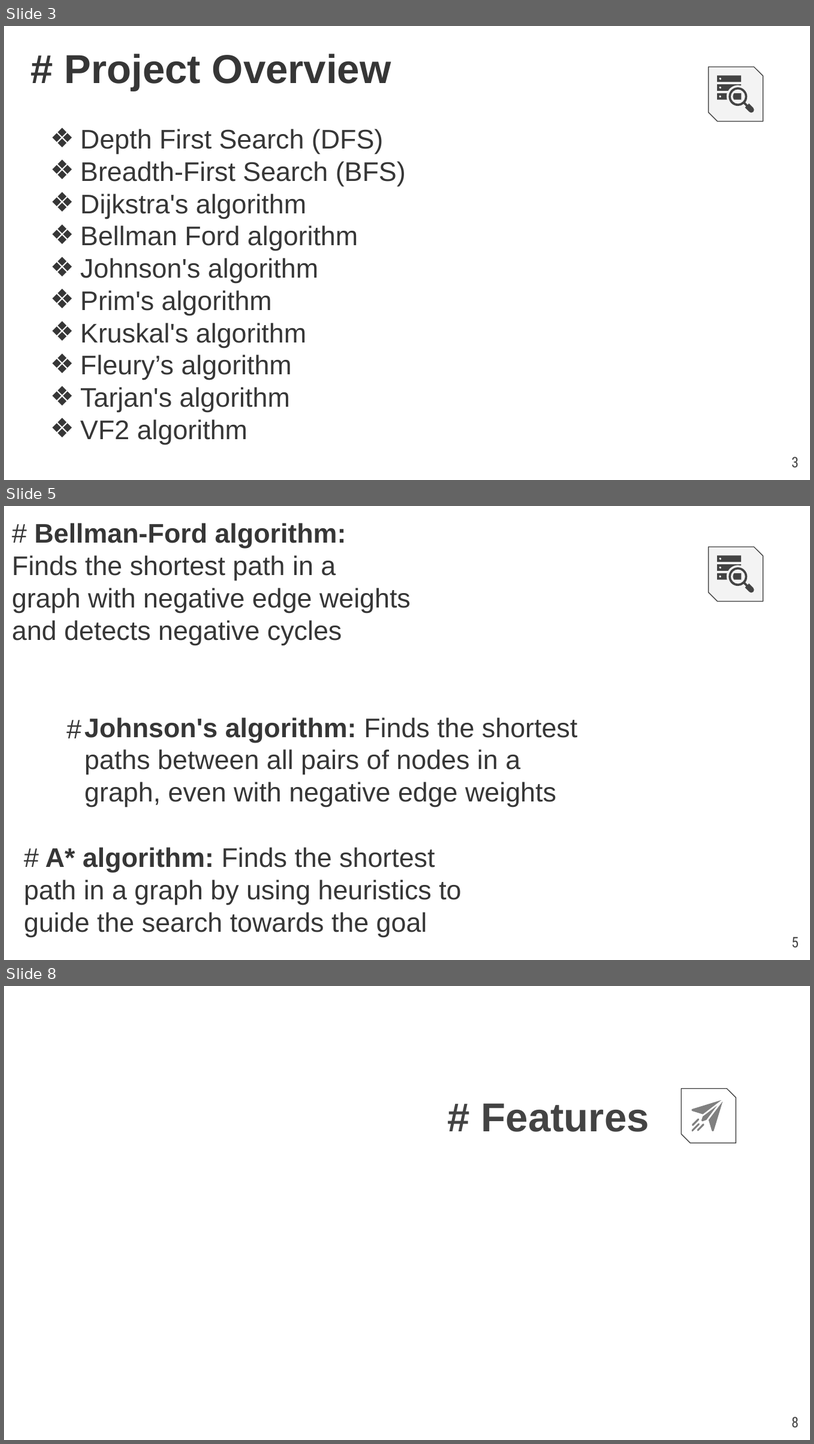
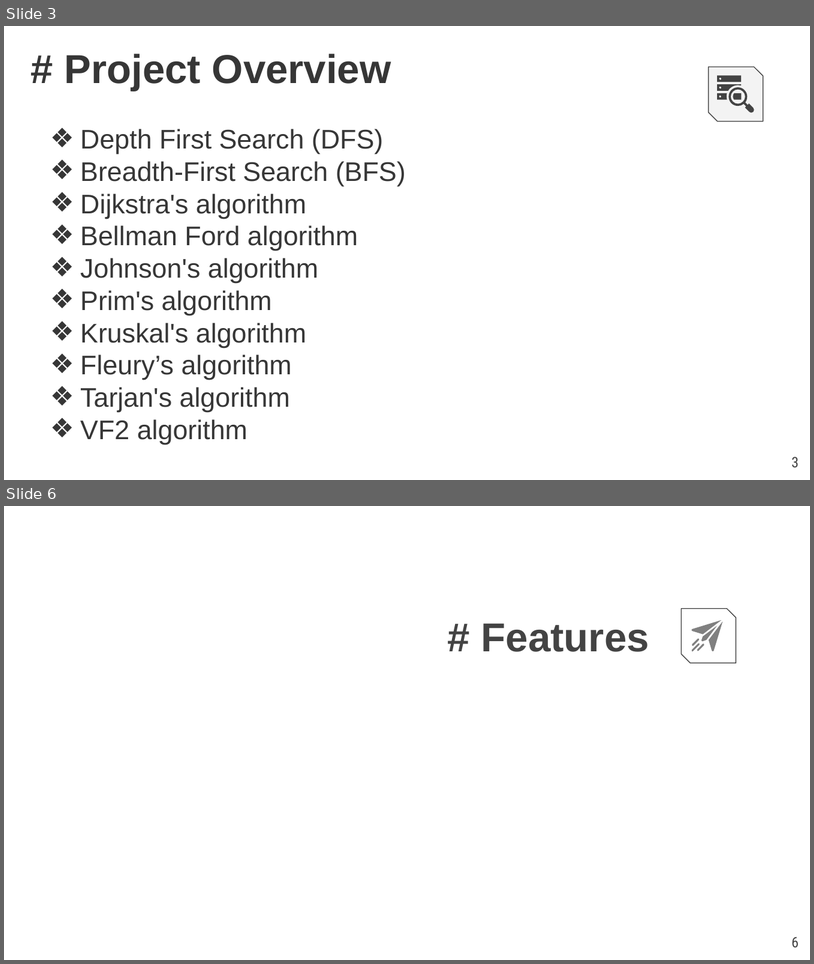
Before and after one commit to Rafid13iit/SPL_1, a slide deck: SPL1_FinalExam_slides.pptx. Shown one above the other, each under a label of ours: slides 3, 5 and 8 before the commit, slides 3 and 6 after it; the slides between them are not shown. The pictures are 814x1444 and 814x964 pixels, drawn with LibreOffice and Linux fonts; fonts in the diff are those of the drawing; background and template pictures are left out. Boxes give left, top, right and bottom in pixels: in the first picture for what was removed or moved away, otherwise in the second. Text is boxed around its words. In the diff, an @@ line names an element or a change of style, - is before the commit and + after.

```diff
--- a/SPL1_FinalExam_slides.pptx
+++ b/SPL1_FinalExam_slides.pptx
@@ slide 5 removed at (4,506,810,960), background picture (left out) @@
@@ text removed at (12,523,411,645) @@
-# Bellman-Ford algorithm:
-Finds the shortest path in a graph with negative edge weights and detects negative cycles
@@ snip diag rect removed at (709,547,764,601) @@
@@ group removed at (717,555,755,592): 5 freeform shapes @@
@@ text removed at (32,708,435,748) @@
-#
@@ text removed at (84,717,578,807) @@
-Johnson's algorithm: Finds the shortest
-paths between all pairs of nodes in a
-graph, even with negative edge weights
@@ text removed at (24,847,461,937) @@
-# A* algorithm: Finds the shortest
-path in a graph by using heuristics to guide the search towards the goal
@@ page number removed at (792,936,799,947) @@
-5
@@ what was slide 8 is now slide 6 @@
@@ page number at (792,936,799,947): text changed @@
-8
+6
```
Also in this commit, not shown: 2 slides changed, 1 slide added, 2 other slides removed, 25 other files.
